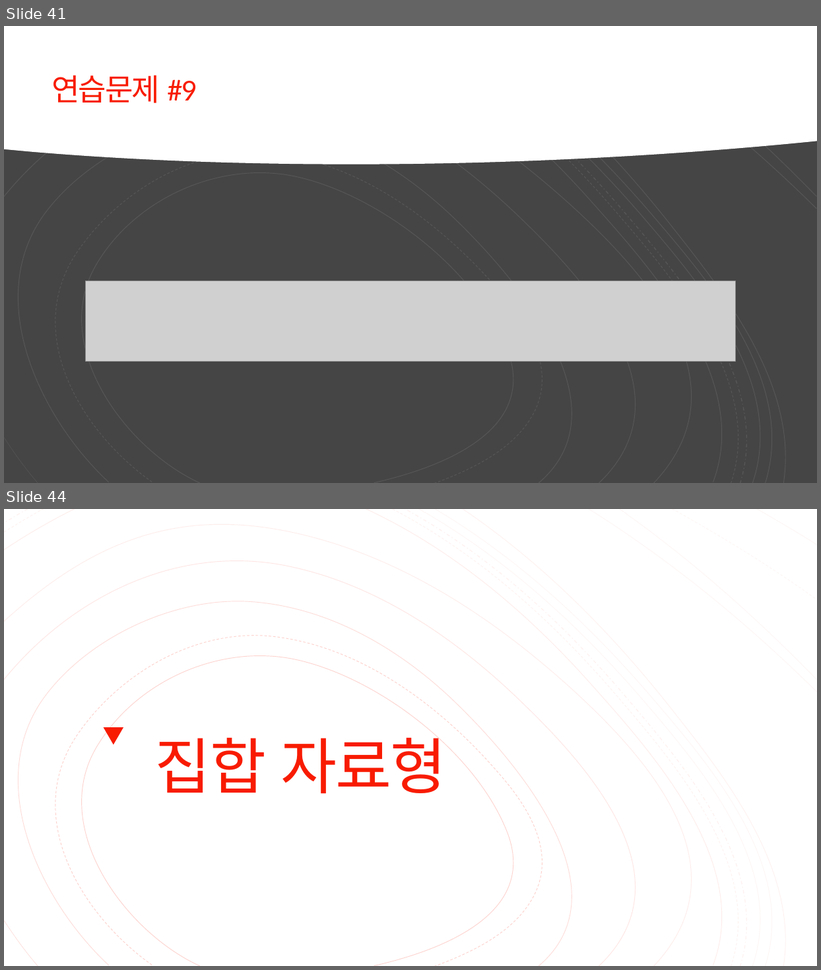
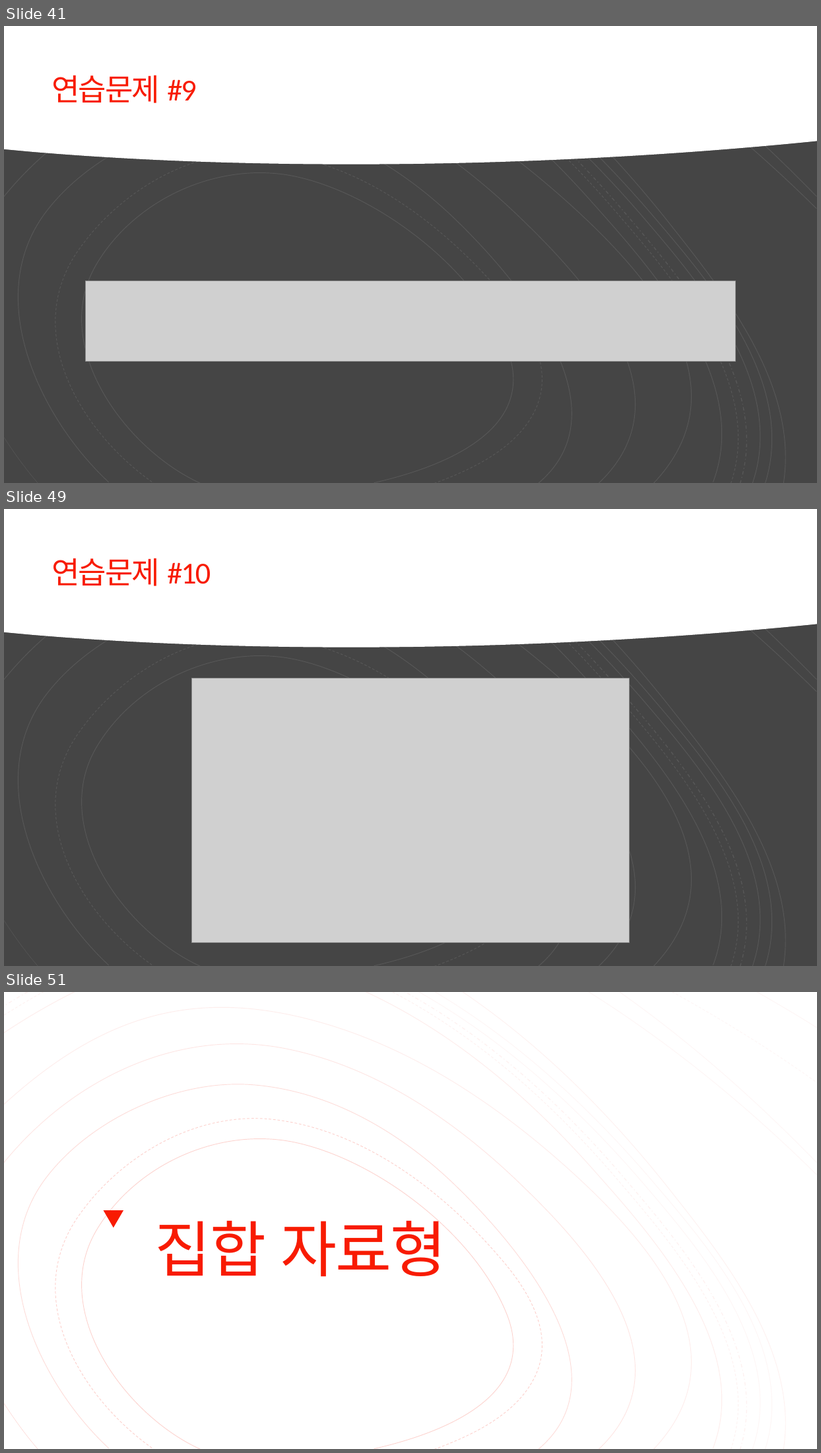
Before and after one commit to Valentine117/python_basic_class, a slide deck: 02장 자료형과 자료구조.pptx. Shown one above the other, each under a label of ours: slides 41 and 44 before the commit, slides 41, 49 and 51 after it; the slides between them are not shown. The pictures are 821x970 and 821x1453 pixels, drawn with LibreOffice and Linux fonts; fonts in the diff are those of the drawing; grey boxes stand for pictures. Boxes give left, top, right and bottom in pixels: in the first picture for what was removed or moved away, otherwise in the second. Text is boxed around its words. In the diff, an @@ line names an element or a change of style, - is before the commit and + after.

```diff
--- a/02장 자료형과 자료구조.pptx
+++ b/02장 자료형과 자료구조.pptx
@@ slide 49 added at bbox=[4, 509, 817, 966], background #454545; not listed: 16 template elements that a slide beside it also shows @@
@@ rectangle added at bbox=[4, 509, 817, 966], fill #454545 @@
@@ freeform shape added at bbox=[4, 509, 817, 648], fill #FFFFFF @@
@@ group added at bbox=[4, 509, 817, 966]: 19 freeform shapes @@
@@ title added at bbox=[52, 558, 211, 586], 36 pt, text #F81B02 @@
+연습문제 #10
@@ picture added at bbox=[192, 679, 629, 943] @@
@@ what was slide 44 is now slide 51 @@
```
Also in this commit, not shown: 3 slides changed, 7 other slides added, 1 slide removed.
